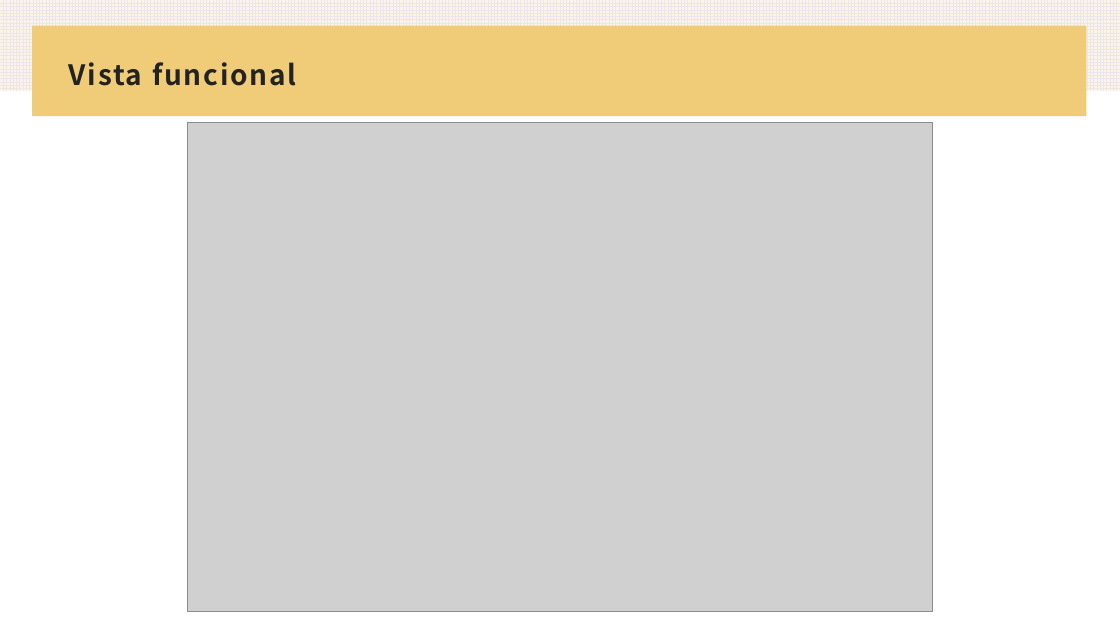
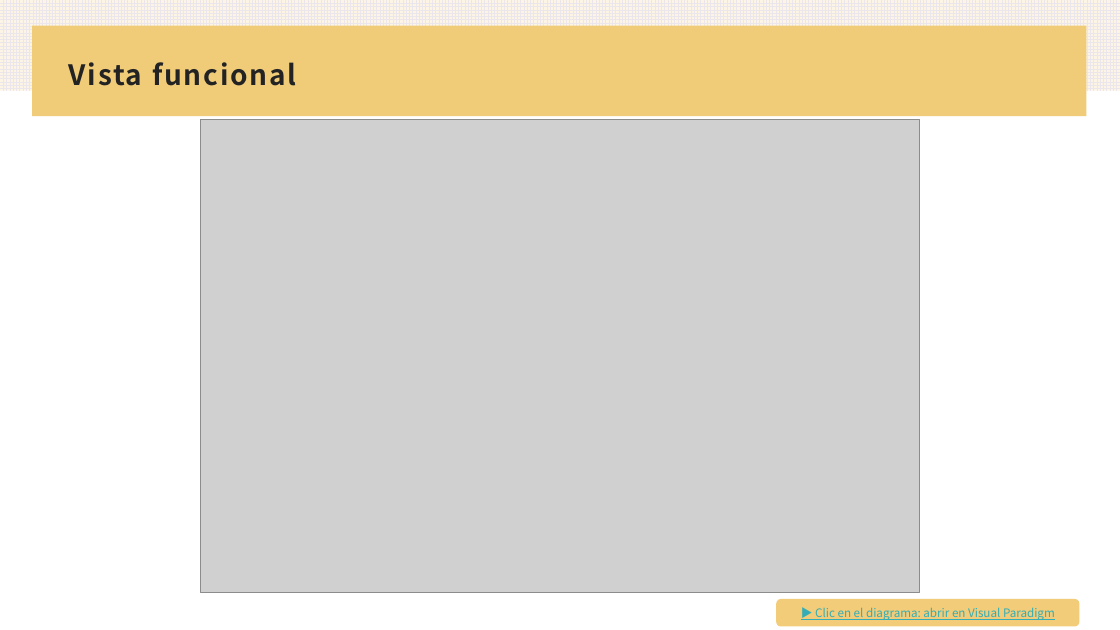
Before and after one commit to danielchauxgcampusucceduco/KartRent-Arquitectura, a slide deck: slide 3 of diapositivas/KartRent.pptx. Drawn at 1120x630 pixels with LibreOffice and Linux fonts; fonts in the diff are those of the drawing; grey boxes stand for pictures. Boxes give left, top, right and bottom in pixels: in the first picture for what was removed or moved away, otherwise in the second. Text is boxed around its words. In the diff, an @@ line names an element or a change of style, - is before the commit and + after.

Commit message:
Presentación animada, vista de desarrollo detallada y demo desplegada en Render

```diff
--- a/diapositivas/KartRent.pptx
+++ b/diapositivas/KartRent.pptx
@@ picture: place and size @@
-picture at bbox=[188, 122, 933, 612]
+picture at bbox=[200, 119, 919, 592]
@@ rounded rectangle added at bbox=[776, 599, 1080, 627], fill #F2CC78, 10 pt, text #34ADB6, underline @@
+▶ Clic en el diagrama: abrir en Visual Paradigm
```
Also in this commit, not shown: 6 other slides changed, 9 other files.
